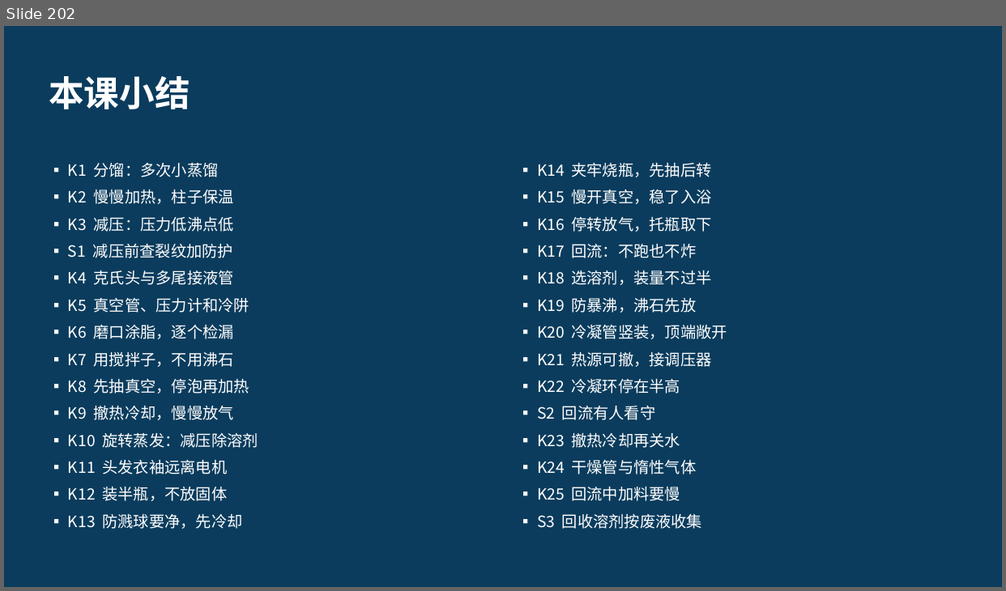
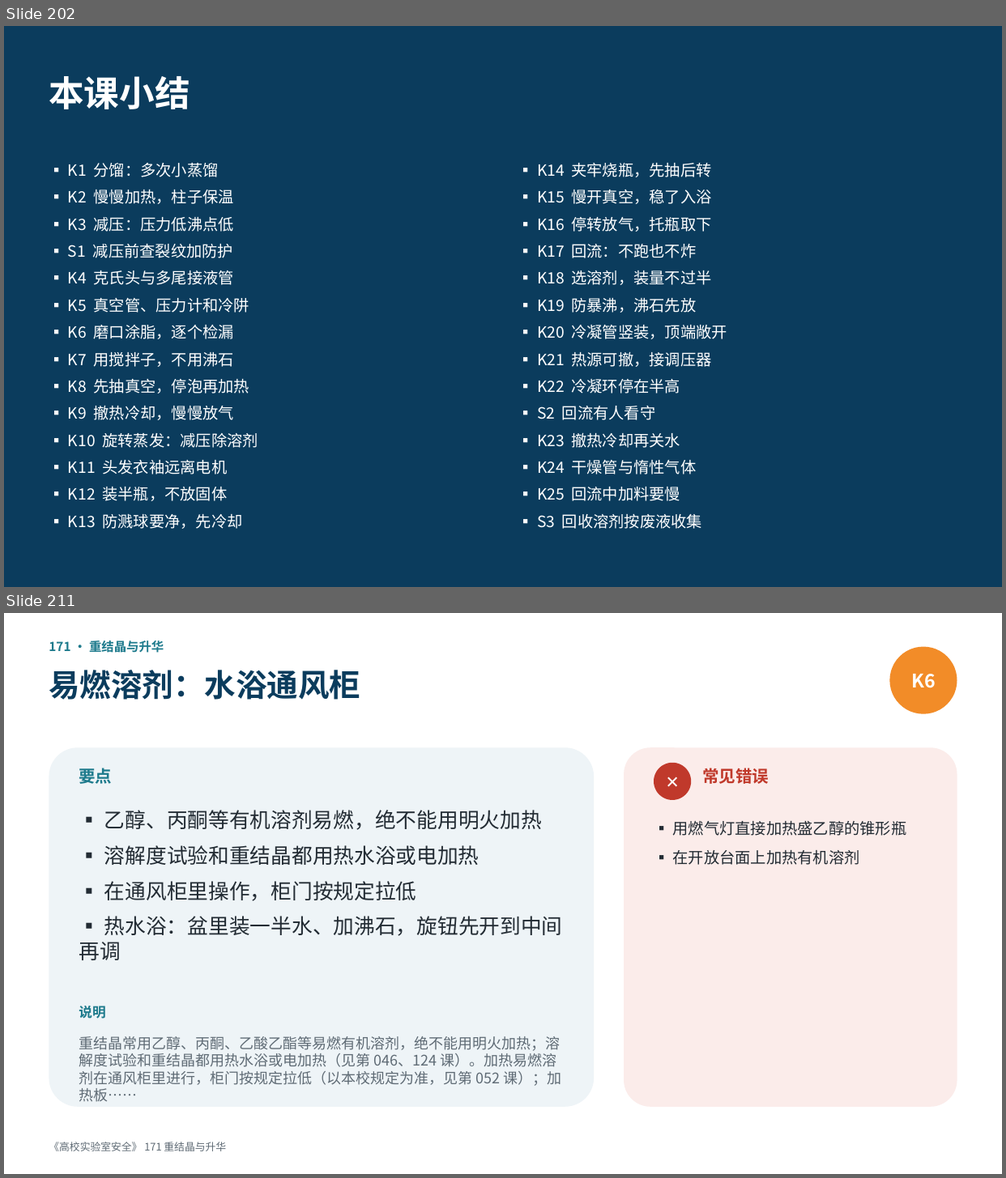
Before and after one commit to hanrongwx-max/videoyoutubo, a slide deck: course/高校实验室安全/课件/第15章_实验基本技能.pptx. Shown one above the other, each under a label of ours: slide 202 before the commit, slides 202 and 211 after it; the slides between them are not shown. The pictures are 1006x591 and 1006x1178 pixels, drawn with LibreOffice and Linux fonts; fonts in the diff are those of the drawing. Boxes give left, top, right and bottom in pixels: in the first picture for what was removed or moved away, otherwise in the second. Text is boxed around its words. In the diff, an @@ line names an element or a change of style, - is before the commit and + after.

```diff
--- a/course/高校实验室安全/课件/第15章_实验基本技能.pptx
+++ b/course/高校实验室安全/课件/第15章_实验基本技能.pptx
@@ slide 211 added at bbox=[4, 613, 1002, 1174], background #FFFFFF @@
@@ text added at bbox=[49, 641, 164, 653], 12 pt, text #1D7A8C, bold @@
+171 · 重结晶与升华
@@ ellipse added at bbox=[889, 647, 957, 714], fill #F28C28, 18 pt, text #FFFFFF, bold @@
+K6
@@ text added at bbox=[49, 670, 360, 700], 30 pt, text #0B3C5D, bold @@
+易燃溶剂：水浴通风柜
@@ rounded rectangle added at bbox=[49, 747, 594, 1107], fill #EEF4F7 @@
@@ rounded rectangle added at bbox=[624, 747, 957, 1107], fill #FBECEA @@
@@ text added at bbox=[79, 768, 112, 784], 16 pt, text #1D7A8C, bold @@
+要点
@@ ellipse added at bbox=[654, 763, 691, 800], fill #C0392B, 16 pt, text #FFFFFF, bold @@
+✕
@@ text added at bbox=[702, 768, 769, 784], 16 pt, text #C0392B, bold @@
+常见错误
@@ text added at bbox=[79, 810, 563, 960], 20 pt, text #222B33 @@
+▪ 乙醇、丙酮等有机溶剂易燃，绝不能用明火加热
+▪ 溶解度试验和重结晶都用热水浴或电加热
+▪ 在通风柜里操作，柜门按规定拉低
+▪ 热水浴：盆里装一半水、加沸石，旋钮先开到中间再调
@@ text added at bbox=[673, 821, 907, 865], 15 pt, text #222B33 @@
+▪ 用燃气灯直接加热盛乙醇的锥形瓶
+▪ 在开放台面上加热有机溶剂
@@ text added at bbox=[79, 1006, 105, 1019], 13 pt, text #1D7A8C, bold @@
+说明
@@ text added at bbox=[79, 1037, 562, 1086], 14 pt, text #5F6B75 @@
+重结晶常用乙醇、丙酮、乙酸乙酯等易燃有机溶剂，绝不能用明火加热；溶解度试验和重结晶都用热水浴或电加热（见第 046、124 课）。加热易燃溶剂在通风柜里进行，柜门按规定拉低（以本校规定为准，见第 052 课）；加热板……
@@ text added at bbox=[49, 1142, 226, 1152], 10 pt, text #5F6B75 @@
+《高校实验室安全》 171 重结晶与升华
```
Also in this commit, not shown: 30 other slides added, 2 other files.
